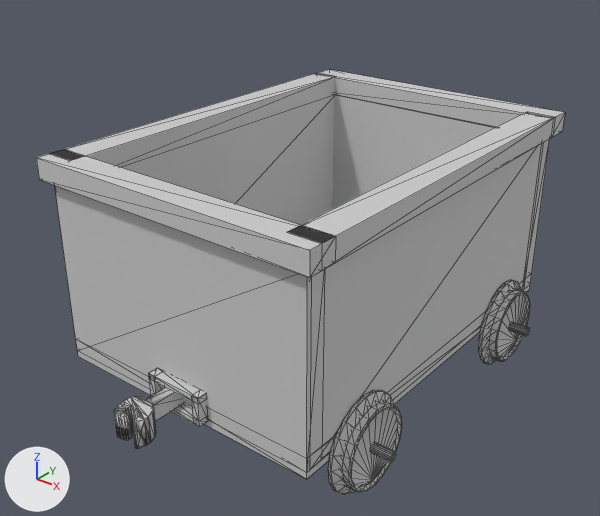
The COLLADA model IndustrialMod/Models/Minecart.dae as it was, and as the next commit left it.
Both versions are drawn from a 50 mm lens placed at (1.452, -1.919, 1.365), pointed at (-0.027, -0.07, 0.219). Lighting does not change. The marker at lower left points along +X, +Y and +Z. Mesh edges are drawn as thin lines.

The first picture shows 'obj1'.
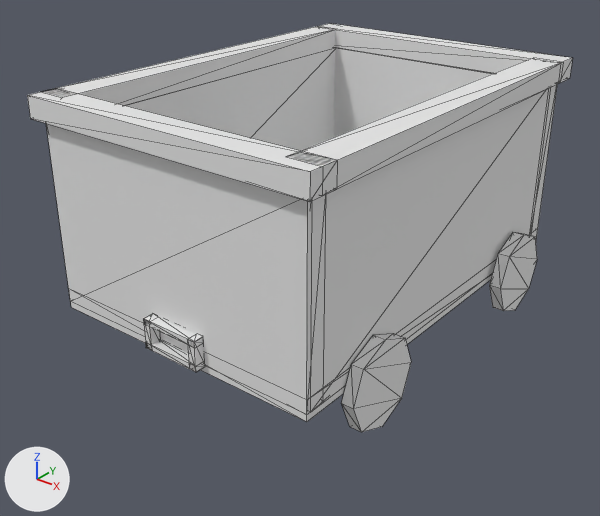
The change, as a diff of the scene's bpy script:
```diff
--- a/IndustrialMod/Models/Minecart.dae.py
+++ b/IndustrialMod/Models/Minecart.dae.py
@@ mat_unattached @@
 mat_unattached = principled_material('_Unattached')
-mat_unattached.base_color = (0.604, 0.604, 0.604)  # light grey #cccccc
+mat_unattached.base_color = (0.8, 0.8, 0.8)  # white #e7e7e7
 mat_unattached.roughness = 0.73
@@ me_meshid0_name @@
 # used by ob_obj1; location = (0.0, 0.0, 0.0); rotation_euler = (0.0, 0.0, -1.571), in degrees (0, 0, -90); scale = (5.5, 5.5, 5.5)
-me_meshid0_name.from_pydata(...)  # 1052 vertices, 2180 faces; spans x -0.154..0.153, y -0.099..0.101, z -0.037..0.112
+me_meshid0_name.from_pydata(...)  # 208 vertices, 336 faces; spans x -0.122..0.122, y -0.034..0.112, z -0.092..0.09
+# me_meshid0_name part 1: the loose piece of 8 vertices spanning x -0.117..0.116, y -0.082..0.082, z -0.006..0.006 is turned -90 degrees about the x axis through its middle
+# me_meshid0_name part 2: the loose piece of 16 vertices spanning x 0.105..0.121, y -0.087..0.087, z -0.002..0.112 is turned -90 degrees about the x axis through the mesh origin
+# me_meshid0_name part 3: the loose piece of 16 vertices spanning x -0.122..-0.106, y -0.087..0.087, z -0.002..0.112 is turned -90 degrees about the x axis through the mesh origin
+# me_meshid0_name part 4: the loose piece of 16 vertices spanning x -0.108..0.114, y 0.069..0.087, z -0.002..0.112 is turned -90 degrees about the x axis through the mesh origin
+# me_meshid0_name part 5: the loose piece of 16 vertices spanning x -0.108..0.114, y -0.087..-0.069, z -0.002..0.112 is turned -90 degrees about the x axis through the mesh origin
+# me_meshid0_name part 6: the loose piece of 8 vertices spanning x 0.116..0.122, y -0.015..0.02, z 0.01..0.014 is turned -90 degrees about the x axis through the mesh origin
+# me_meshid0_name part 7: the loose piece of 8 vertices spanning x 0.116..0.122, y -0.015..0.02, z -0.003..0.0 is turned -90 degrees about the x axis through the mesh origin
+# me_meshid0_name part 8: the loose piece of 8 vertices spanning x 0.116..0.122, y 0.015..0.02, z -0.003..0.013 is turned -90 degrees about the x axis through the mesh origin
+# me_meshid0_name part 9: the loose piece of 8 vertices spanning x 0.116..0.122, y -0.015..-0.011, z -0.003..0.013 is turned -90 degrees about the x axis through the mesh origin
+# me_meshid0_name part 10: a new loose piece of 16 vertices spanning x -0.098..-0.049, y -0.03..0.019, z -0.092..-0.084, in mat_unattached (white #e7e7e7)
+# me_meshid0_name part 11: a new loose piece of 16 vertices spanning x 0.043..0.092, y -0.034..0.016, z -0.09..-0.082, in mat_unattached (white #e7e7e7)
+# me_meshid0_name part 12: 18 loose pieces with 916 vertices, spanning x -0.154..0.153, y -0.099..0.101, z -0.037..0.017, are deleted
 me_meshid0_name.materials.append(mat_unattached)
@@ ob_obj1 @@
 ob_obj1 = bpy.data.objects.new('obj1', me_meshid0_name)
-ob_obj1.location = (0.0, 0.0, 0.0)
-ob_obj1.rotation_euler = (0.0, 0.0, -1.571)  # degrees (0, 0, -90)
+ob_obj1.location = (0.0, 0.0, 0.175)
+ob_obj1.rotation_euler = (1.571, 0.0, -1.571)  # degrees (90, 0, -90)
 ob_obj1.scale = (5.5, 5.5, 5.5)
```

What differs and where, as boxes [x1, y1, x2, y2] in the pictures (600 x 516 px; the box of a moved part takes in the faces that stretch with it):
'obj1', recoloured, reshaped, moved, turned
    before: [36, 69, 565, 495]
    after: [27, 23, 573, 432]
part 1 of me_meshid0_name, moved or reshaped
    before: [77, 274, 532, 479]
    after: [71, 228, 538, 422]
part 2 of me_meshid0_name, moved or reshaped
    before: [36, 149, 335, 473]
    after: [27, 89, 337, 415]
part 3 of me_meshid0_name, moved or reshaped
    before: [315, 69, 565, 278]
    after: [317, 23, 573, 232]
part 4 of me_meshid0_name, moved or reshaped
    before: [288, 112, 555, 469]
    after: [287, 58, 563, 411]
part 5 of me_meshid0_name, moved or reshaped
    before: [49, 73, 335, 225]
    after: [42, 26, 335, 151]
part 6 of me_meshid0_name, moved or reshaped
    before: [148, 369, 206, 404]
    after: [143, 314, 203, 348]
part 7 of me_meshid0_name, moved or reshaped
    before: [150, 395, 207, 426]
    after: [145, 340, 204, 372]
part 8 of me_meshid0_name, moved or reshaped
    before: [191, 396, 207, 427]
    after: [188, 340, 204, 370]
part 9 of me_meshid0_name, moved or reshaped
    before: [148, 373, 164, 396]
    after: [144, 319, 160, 349]
part 10 of me_meshid0_name, added
    after: [489, 232, 537, 311]
part 11 of me_meshid0_name, added
    after: [341, 333, 411, 432]
part 12 of me_meshid0_name, deleted
    before: [114, 280, 530, 495]
